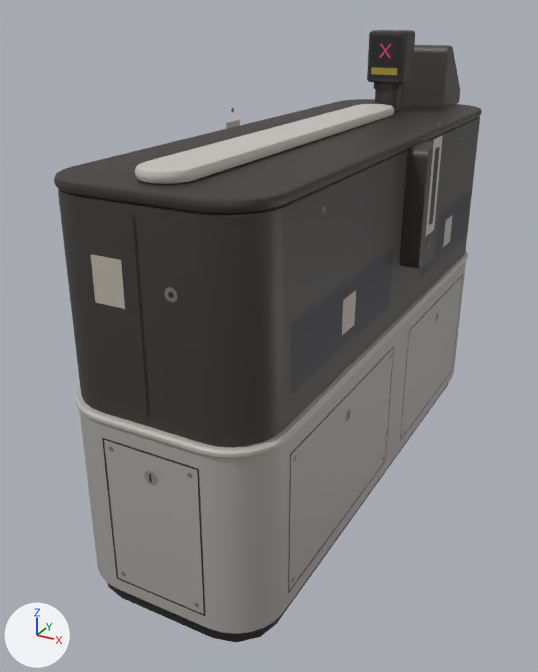
One commit to the glTF model assets/models/props/ticket_gate.glb: the scene before it, then after it.
Both versions are drawn from a 50 mm lens placed at (0.689, -1.523, 1.049), pointed at (-0.083, -0.119, 0.347). The lights are fixed; the arrows at lower left show +X, +Y and +Z. The picture after the commit comes second. Vertices at exactly the same position are counted once.

The first picture shows 'ticket_gate'.
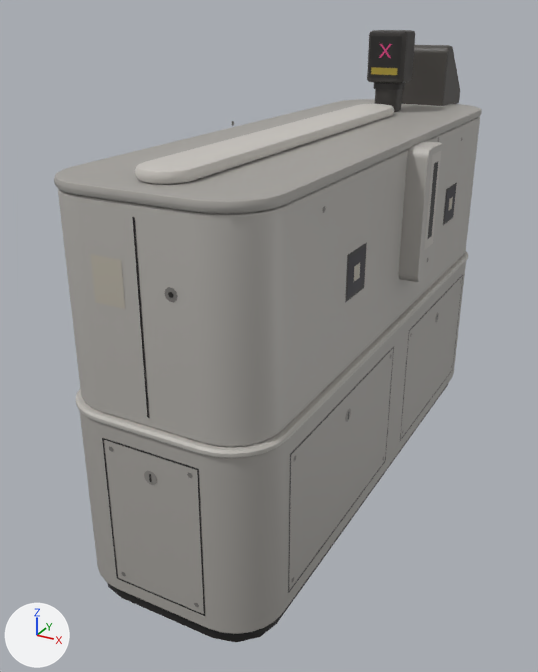
Where the change shows, as pixel boxes (x1, y1, x2, y2) in the pictures (538 x 672 px; the box of a moved part takes in the faces that stretch with it):
part 1 of me_ticket_gate, moved or reshaped
    before: (425, 135, 443, 237)
    after: (424, 151, 441, 250)
part 2 of me_ticket_gate, moved or reshaped
    before: (429, 147, 440, 225)
    after: (428, 162, 438, 239)
part 3 of me_ticket_gate, moved or reshaped (not visible afterwards)
    before: (226, 120, 240, 129)
part 4 of me_ticket_gate, moved or reshaped
    before: (291, 146, 471, 395)
    after: (345, 146, 457, 303)
part 5 of me_ticket_gate, recoloured (dark grey to grey)
    both: (54, 99, 482, 447)

The change in detail:
me_ticket_gate has 2363 vertices, 3847 faces and spans x -0.244..0.244, y -0.691..0.697, z 0.0..1.0.
me_ticket_gate is used by ob_ticket_gate; location (0.0, 0.0, 0.0).
me_ticket_gate part 1: the loose piece of 4 vertices spanning x 0.243, y -0.03..0.03, z 0.61..0.81 is moved by (0.0, 0.0, -0.03).
me_ticket_gate part 2: the loose piece of 4 vertices spanning x 0.244, y -0.014..0.014, z 0.63..0.79 is moved by (0.0, 0.0, -0.03).
me_ticket_gate part 3: the loose piece of 4 vertices spanning x -0.243, y -0.03..0.03, z 0.61..0.81 is moved by (0.0, 0.0, -0.03).
me_ticket_gate part 4: 88 of 2363 vertices moved; they spanned x 0.195..0.243, y -0.56..0.5, z 0.47..0.6 and now span x 0.195..0.243, y -0.345..0.345, z 0.51..0.65; mean shift (0.0, 0.004, -0.001); largest move (0.2, -0.56, 0.47) -> (0.2, -0.345, 0.56).
me_ticket_gate part 5: 892 kept faces spanning x -0.243..0.243, y -0.684..0.6, z 0.414..0.81 get new vertex colours; the middle colour goes from dark grey #3b3835 to grey #b1aea9.
